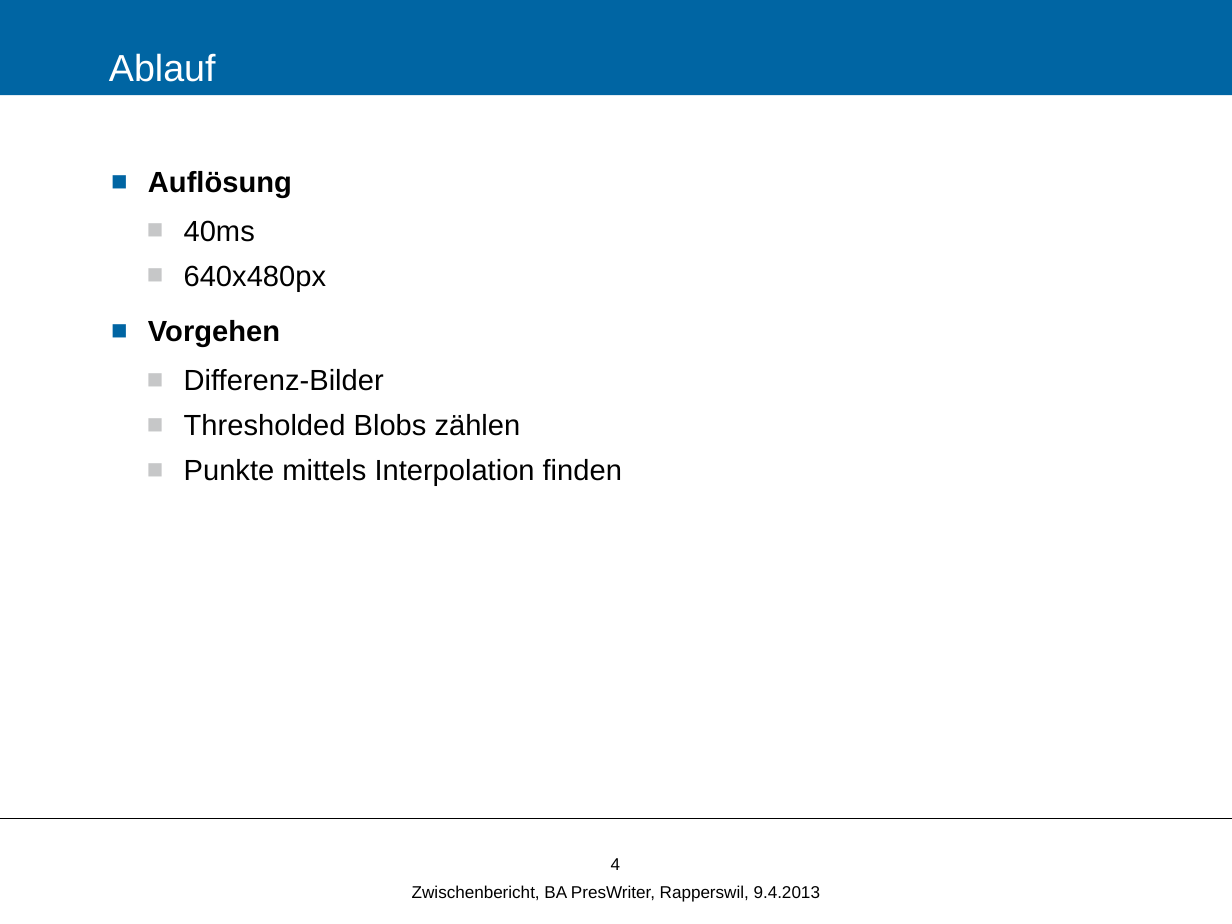
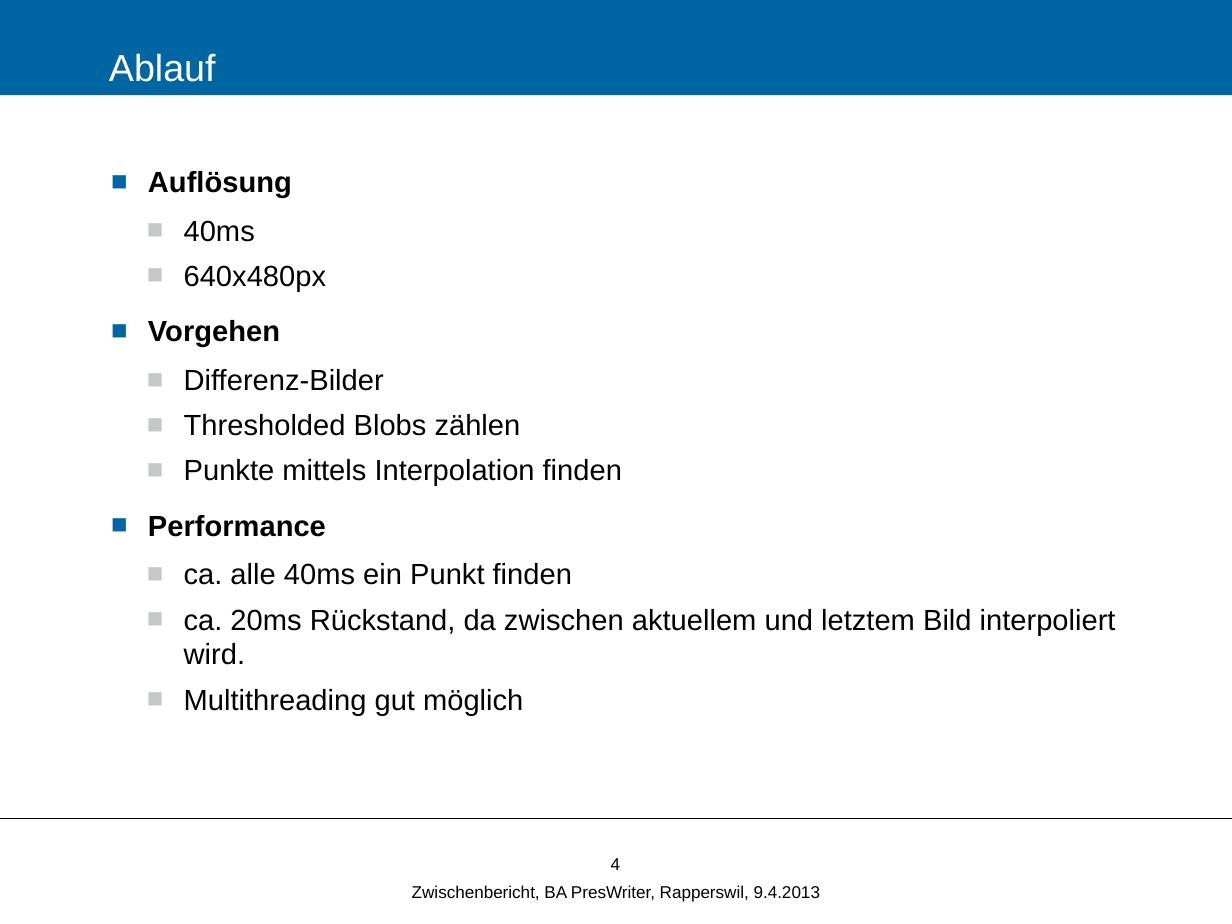
Before and after one commit to Zyklop/Magic-Whiteboard, a slide deck: slide 4 of Doc/Zwischenbericht.pptx. Drawn at 1232x924 pixels with LibreOffice and Linux fonts; fonts in the diff are those of the drawing; background and template pictures are left out. Boxes give left, top, right and bottom in pixels: in the first picture for what was removed or moved away, otherwise in the second. Text is boxed around its words. In the diff, an @@ line names an element or a change of style, - is before the commit and + after.

```diff
--- a/Doc/Zwischenbericht.pptx
+++ b/Doc/Zwischenbericht.pptx
@@ text at (148, 515, 1116, 715): paragraphs added @@
+■ Performance
+  ■ ca. alle 40ms ein Punkt finden
+  ■ ca. 20ms Rückstand, da zwischen aktuellem und letztem Bild interpoliert wird.
+  ■ Multithreading gut möglich
```
Also in this commit, not shown: 3 other slides changed, 8 slides removed, 3 other files.
